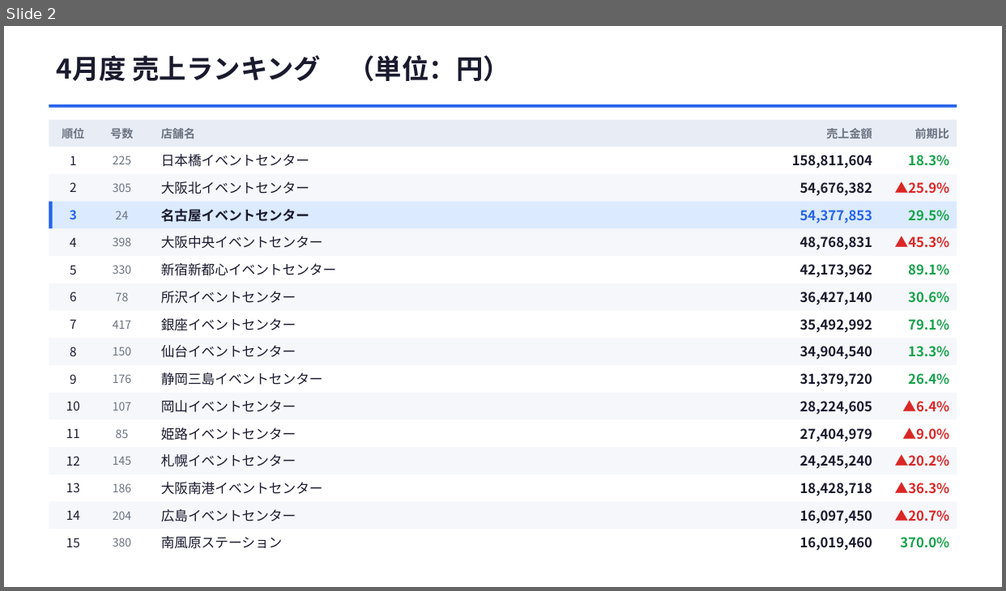
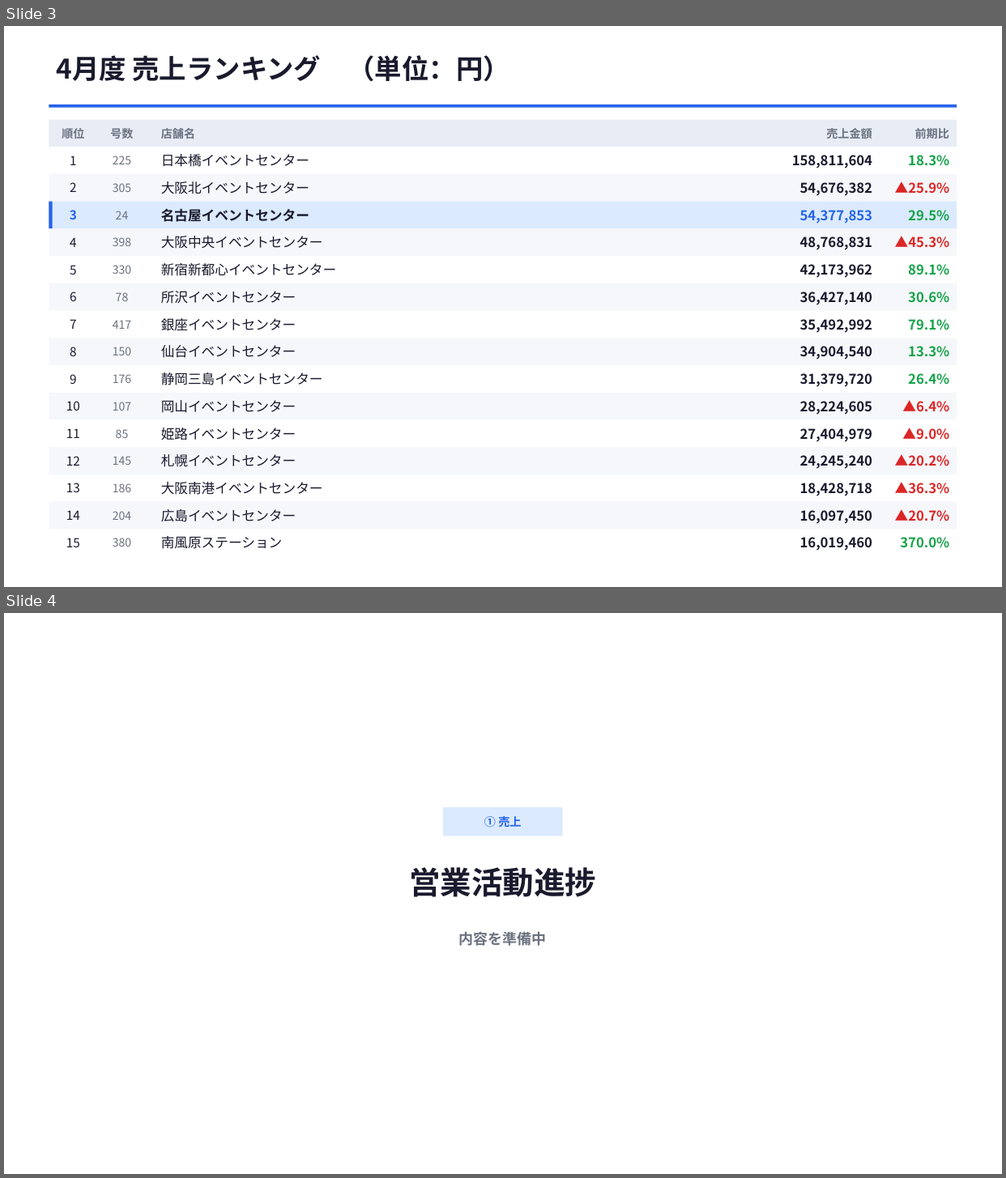
Before and after one commit to horihorihorihorichiz/-, a slide deck: slides/exports/sales-meeting.pptx. Shown one above the other, each under a label of ours: slide 2 before the commit, slides 3 and 4 after it. The pictures are 1006x591 and 1006x1178 pixels, drawn with LibreOffice and Linux fonts; fonts in the diff are those of the drawing. Boxes give left, top, right and bottom in pixels: in the first picture for what was removed or moved away, otherwise in the second. Text is boxed around its words. In the diff, an @@ line names an element or a change of style, - is before the commit and + after.

```diff
--- a/slides/exports/sales-meeting.pptx
+++ b/slides/exports/sales-meeting.pptx
@@ slide 4 added at (x1=4, y1=613, x2=1002, y2=1174), background #FFFFFF @@
@@ rectangle added at (x1=444, y1=807, x2=563, y2=836), fill #DBEAFE @@
@@ text added at (x1=484, y1=816, x2=521, y2=828), 11 pt, text #2563EB, bold @@
+① 売上
@@ text added at (x1=409, y1=867, x2=596, y2=897), 30 pt, text #1A1A2E, bold @@
+営業活動進捗
@@ text added at (x1=459, y1=931, x2=547, y2=946), 14 pt, text #6B7280, bold @@
+内容を準備中
@@ what was slide 2 is now slide 3 @@
```
Also in this commit, not shown: 5 other slides added, 2 other files.
